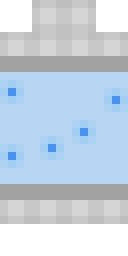
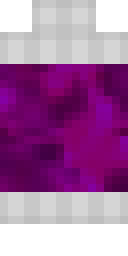
Layer changes from the first 128 × 256 image to the second:
added layer "Layer 12" above "Layer 11" over <box>0,64,128,192</box>
hid "Layer 11" over <box>8,88,120,160</box>
hid "Layer 10" over <box>0,56,128,200</box>
